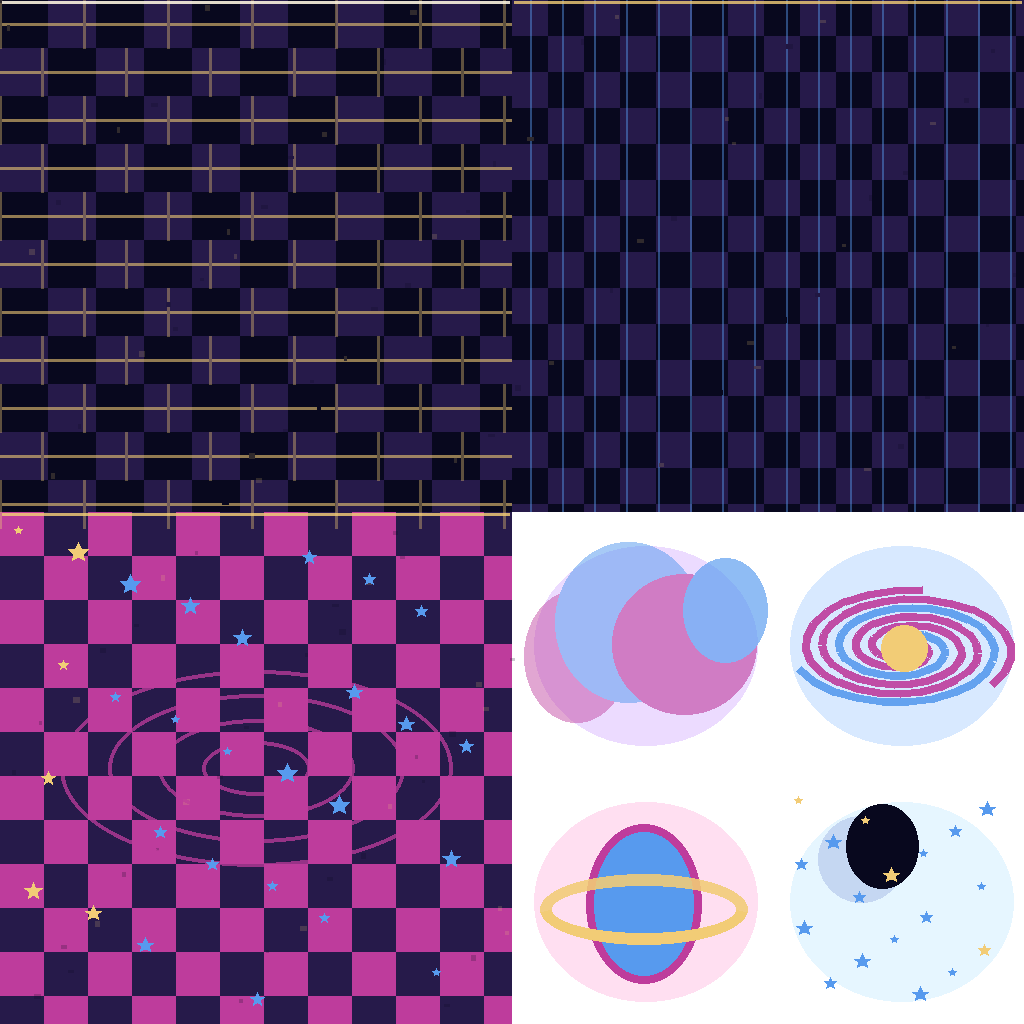
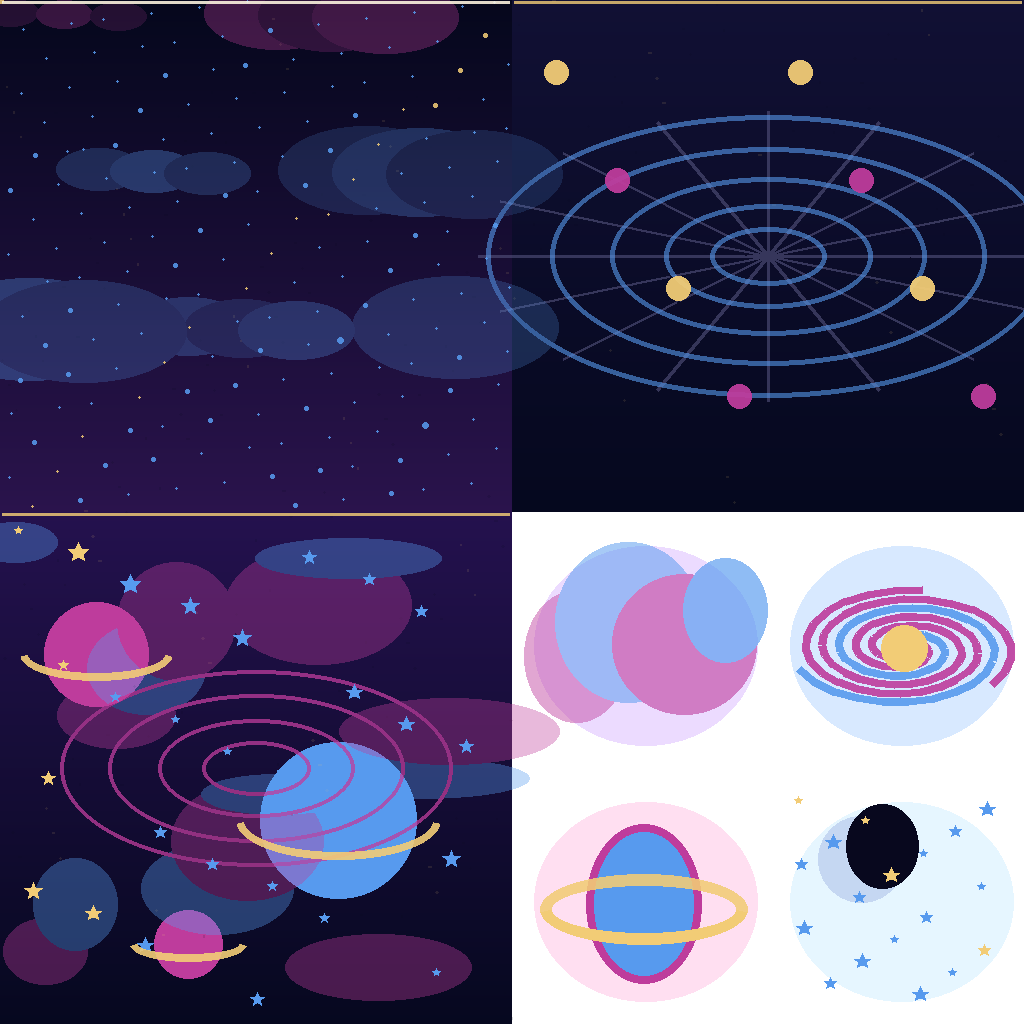
Layered file, before and after one edit (1024 × 1024). Changes by layer:
painted on "Highlights" over [21, 655, 440, 962]
painted on "Emissive Details" over [0, 0, 996, 508]
painted on "Stage Motifs" over [0, 0, 1024, 1001]
painted on "Surface Detail" over [0, 0, 1024, 1020]
painted on "Base Materials" over [0, 0, 1024, 1024]
